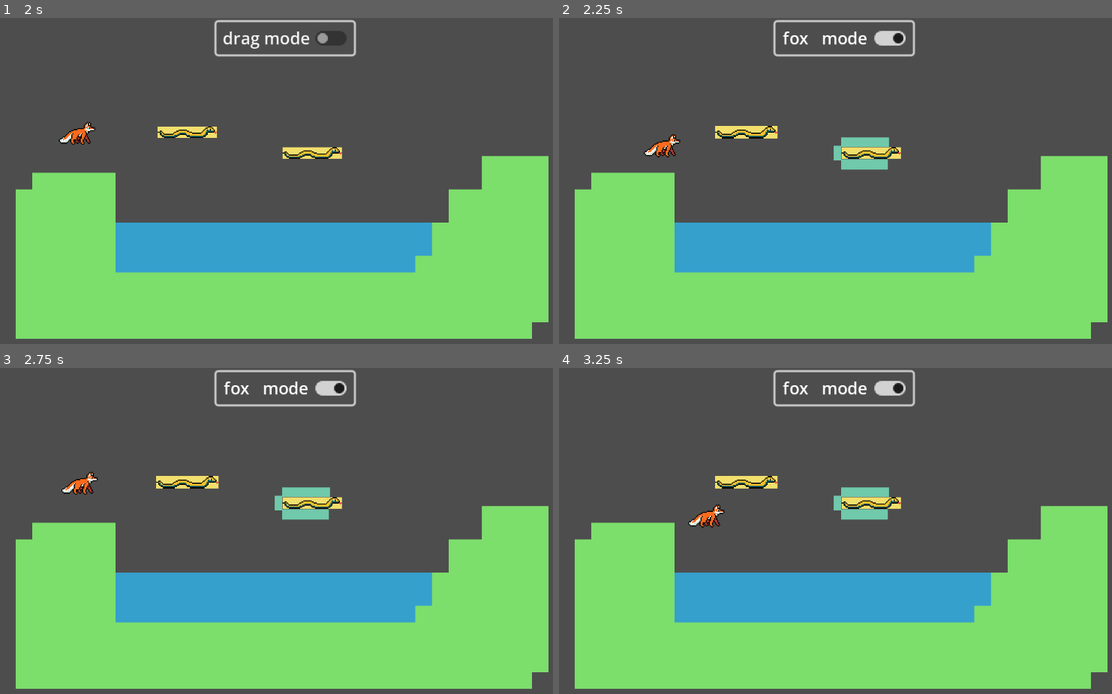
Above: before the commit, frames 1-4 (two rows, left to right).
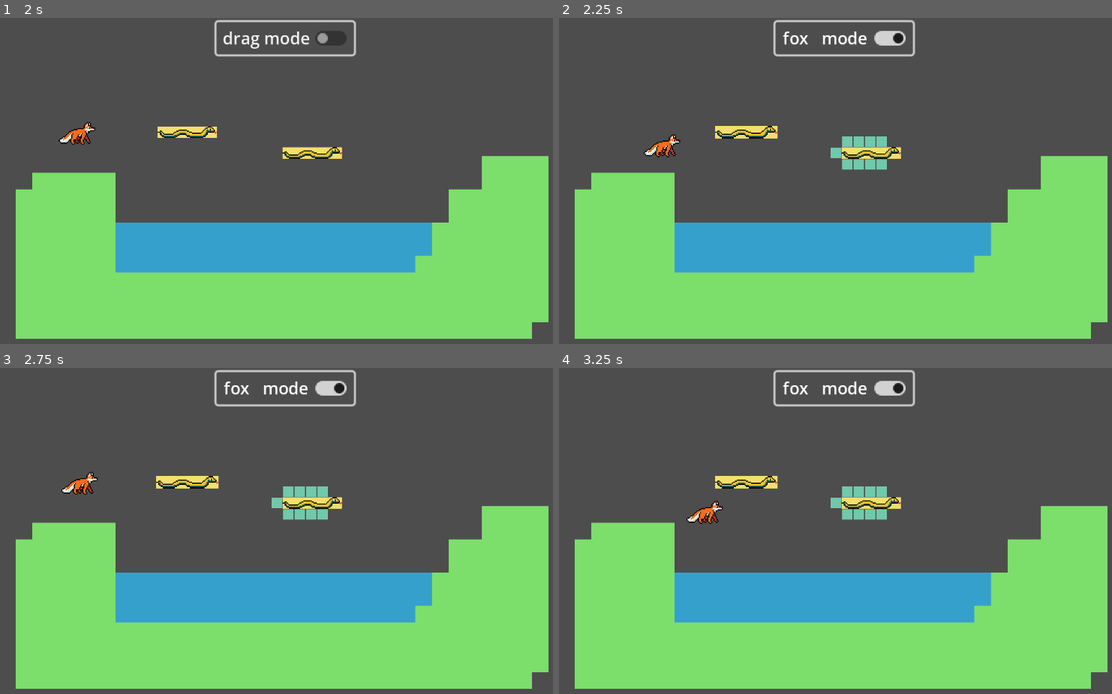
Above: after the commit, the same moments.

Repository: mango-gremlin/arch-enemies
Game: Godot game, scene res://world.tscn
The game is run twice, just before and just after one commit, with the same random seed, the same clock (stepped at 60 frames per second) and the same inputs.
Inputs (mouse positions are in pixels of both pictures, inside the frame that each line leads up to):
- Up to frame 1 (2 s): click "drag mode" at 0.5 s; click "fox mode" at 1.25 s
- Up to frame 2 (2.25 s): tap Enter at 2 s; move the mouse to (747, 132) at 2.02 s; press the mouse at (747, 132) at 2.03 s; hold D (right) from 2.03 s (still down)
- Up to frame 3 (2.75 s): keep holding D (right); tap Space (jump) at 2.27 s
- Up to frame 4 (3.25 s): keep holding D (right); move the mouse to (868, 501) at 2.77 s; release the mouse at (868, 501) at 2.78 s; click (868, 501) at 2.85 s; tap Space (jump) at 3.02 s

Frame 1 is identical in both runs. In frame 2, 0.2% of the frame differs, in the area x 49-60%, y 36-47%; in frame 3, 0.2%; in frame 4, 0.4%, in the area x 23-60%, y 36-49%.

Commit message:
segmented the large top and bottom dropzones for snake into several smaller ones

Diff:
--- a/testing_area/prototype_testing/MarcelRaffaelKatjaGlenn_BridgeNoGridPrototype1/Prototype_Bridges_1.3/DragObject.gd
+++ b/testing_area/prototype_testing/MarcelRaffaelKatjaGlenn_BridgeNoGridPrototype1/Prototype_Bridges_1.3/DragObject.gd
@@ -4,7 +4,7 @@
 var is_inside_dropable = false
 var dropzone
 var original_pos_dropzone
-var offset : Vector2
+var mouse_offset : Vector2
 var initial_pos : Vector2
 var is_dragging = false
 var inside_object = false
@@ -22,7 +22,7 @@
 			# will ensure the object follows mouse at begin of click
 			self.initial_pos = self.global_position
 
-			offset = get_global_mouse_position() - self.global_position
+			mouse_offset = get_global_mouse_position() - self.global_position
 			self.is_dragging = true
 			Global.something_is_being_dragged = true
 			Global.currently_dragging = self.get_name()
@@ -30,16 +30,14 @@
 		if Input.is_action_pressed("click"):
 			# during the time mouse click is held down,
 			# object continues following mouse
-			self.global_position = get_global_mouse_position() - offset
+			self.global_position = get_global_mouse_position() - mouse_offset
 
 		elif Input.is_action_just_released("click"):
 			# when click is released:
 
 			# snap to nearest position in grid
-			print(self.position)
 			self.position.x =  round_to_nearest(self.position.x, grid_size)
 			self.position.y = round_to_nearest(self.position.y, grid_size)
-			print(self.position)
 			# 1. nothing is being currently dragged
 			self.is_dragging = false
 			Global.something_is_being_dragged = false
@@ -101,28 +99,21 @@
 		is_inside_dropable = false
 		body.modulate = Color(Color.AQUAMARINE, 0.7)
 
-#func initialize_dropzones():
-#	if dropzone == null or original_pos_dropzone == null:
-			# THIS HAS SO MANY BUGS BUT THEY ARE NOT RELEVANT NOW
-			# this part initialises the positions, but it doesnt really work
-			# exactly as intended
-#			self.dropzone = self.get_children()[2]
-#			self.original_pos_dropzone = self.dropzone.global_position
-
 func calculate_droparea(body):
 	# returns the new position of where to place the animal in relation to the dropzone,
 	# because right now, the anchor point is in the middle of a body
+
 	if body.is_in_group('left_dropzone'):
 		return Vector2(self.dropzone.global_position.x - (59.0/2) + (7.0/2), self.dropzone.global_position.y)
 	if body.is_in_group('top_dropzone'):
-		return Vector2(self.dropzone.global_position.x - 13, self.dropzone.global_position.y - 13)
+		return body.global_position #Vector2(self.dropzone.global_position.x - 13, self.dropzone.global_position.y - 13)
 	if body.is_in_group('bottom_dropzone'):
-		return Vector2(self.dropzone.global_position.x - 13, self.dropzone.global_position.y + 13)
+		return body.global_position #Vector2(self.dropzone.global_position.x - 13, self.dropzone.global_position.y + 13)
 
 # rounds to nearest multiple of b to a
 func round_to_nearest(a:float, b:float):
-	var offset = fmod(a,b)
-	if offset < b / 2:
-		return a - offset
+	var grid_offset = fmod(a,b)
+	if grid_offset < b / 2:
+		return a - grid_offset
 	else:
-		return a + (b - offset)
+		return a + (b - grid_offset)
--- a/testing_area/prototype_testing/MarcelRaffaelKatjaGlenn_BridgeNoGridPrototype1/Prototype_Bridges_1.3/snek.tscn
+++ b/testing_area/prototype_testing/MarcelRaffaelKatjaGlenn_BridgeNoGridPrototype1/Prototype_Bridges_1.3/snek.tscn
@@ -5,19 +5,19 @@
 [ext_resource type="Script" path="res://allowed_snake_area.gd" id="3_fqrgl"]
 
 [sub_resource type="RectangleShape2D" id="RectangleShape2D_43xhd"]
-size = Vector2(58, 12)
+size = Vector2(57, 11)
 
 [sub_resource type="RectangleShape2D" id="RectangleShape2D_i2o3k"]
-size = Vector2(57, 12.5)
+size = Vector2(57, 11)
 
 [sub_resource type="RectangleShape2D" id="RectangleShape2D_lyvfn"]
-size = Vector2(7, 14)
+size = Vector2(10, 10)
 
 [sub_resource type="RectangleShape2D" id="RectangleShape2D_f3mbg"]
-size = Vector2(46, 9)
+size = Vector2(10, 10)
 
 [sub_resource type="RectangleShape2D" id="RectangleShape2D_f6euc"]
-size = Vector2(46, 10)
+size = Vector2(10, 10)
 
 [node name="snakeBod" type="StaticBody2D" groups=["draggable"]]
 script = ExtResource("1_gtwqh")
@@ -34,7 +34,7 @@
 shape = SubResource("RectangleShape2D_i2o3k")
 
 [node name="left_dropzone" type="StaticBody2D" parent="." groups=["dropable", "left_dropzone"]]
-position = Vector2(-33, 0)
+position = Vector2(-34, 0)
 script = ExtResource("3_fqrgl")
 
 [node name="CollisionShape2D" type="CollisionShape2D" parent="left_dropzone"]
@@ -42,39 +42,131 @@
 
 [node name="ColorRect" type="ColorRect" parent="left_dropzone"]
 z_index = -1
-offset_left = -3.0
-offset_top = -7.0
-offset_right = 4.0
-offset_bottom = 7.0
+offset_left = -5.0
+offset_top = -5.0
+offset_right = 5.0
+offset_bottom = 5.0
 metadata/_edit_use_anchors_ = true
 
 [node name="top_dropzone" type="StaticBody2D" parent="." groups=["dropable", "top_dropzone"]]
+position = Vector2(-23, -11)
 script = ExtResource("3_fqrgl")
 
 [node name="CollisionShape2D" type="CollisionShape2D" parent="top_dropzone"]
-position = Vector2(-6, -11)
 shape = SubResource("RectangleShape2D_f3mbg")
 
 [node name="ColorRect" type="ColorRect" parent="top_dropzone"]
 z_index = -1
-offset_left = -29.0
-offset_top = -15.0
-offset_right = 17.0
-offset_bottom = -6.0
+offset_left = -5.0
+offset_top = -5.0
+offset_right = 5.0
+offset_bottom = 5.0
+metadata/_edit_use_anchors_ = true
+
+[node name="top_dropzone3" type="StaticBody2D" parent="." groups=["dropable", "top_dropzone"]]
+position = Vector2(-1, -11)
+script = ExtResource("3_fqrgl")
+
+[node name="CollisionShape2D" type="CollisionShape2D" parent="top_dropzone3"]
+shape = SubResource("RectangleShape2D_f3mbg")
+
+[node name="ColorRect" type="ColorRect" parent="top_dropzone3"]
+z_index = -1
+offset_left = -5.0
+offset_top = -5.0
+offset_right = 5.0
+offset_bottom = 5.0
+metadata/_edit_use_anchors_ = true
+
+[node name="top_dropzone4" type="StaticBody2D" parent="." groups=["dropable", "top_dropzone"]]
+position = Vector2(10, -11)
+script = ExtResource("3_fqrgl")
+
+[node name="CollisionShape2D" type="CollisionShape2D" parent="top_dropzone4"]
+shape = SubResource("RectangleShape2D_f3mbg")
+
+[node name="ColorRect" type="ColorRect" parent="top_dropzone4"]
+z_index = -1
+offset_left = -5.0
+offset_top = -5.0
+offset_right = 5.0
+offset_bottom = 5.0
+metadata/_edit_use_anchors_ = true
+
+[node name="top_dropzone2" type="StaticBody2D" parent="." groups=["dropable", "top_dropzone"]]
+position = Vector2(-12, -11)
+script = ExtResource("3_fqrgl")
+
+[node name="CollisionShape2D" type="CollisionShape2D" parent="top_dropzone2"]
+shape = SubResource("RectangleShape2D_f3mbg")
+
+[node name="ColorRect" type="ColorRect" parent="top_dropzone2"]
+z_index = -1
+offset_left = -5.0
+offset_top = -5.0
+offset_right = 5.0
+offset_bottom = 5.0
+metadata/_edit_use_anchors_ = true
 
 [node name="bottom_dropzone" type="StaticBody2D" parent="." groups=["bottom_dropzone", "dropable"]]
+position = Vector2(-23, 11)
 script = ExtResource("3_fqrgl")
 
 [node name="CollisionShape2D" type="CollisionShape2D" parent="bottom_dropzone"]
-position = Vector2(-6, 12)
 shape = SubResource("RectangleShape2D_f6euc")
 
 [node name="ColorRect" type="ColorRect" parent="bottom_dropzone"]
 z_index = -1
-offset_left = -29.0
-offset_top = 6.0
-offset_right = 16.0
-offset_bottom = 16.0
+offset_left = -5.0
+offset_top = -5.0
+offset_right = 5.0
+offset_bottom = 5.0
+metadata/_edit_use_anchors_ = true
+
+[node name="bottom_dropzone2" type="StaticBody2D" parent="." groups=["bottom_dropzone", "dropable"]]
+position = Vector2(-12, 11)
+script = ExtResource("3_fqrgl")
+
+[node name="CollisionShape2D" type="CollisionShape2D" parent="bottom_dropzone2"]
+shape = SubResource("RectangleShape2D_f6euc")
+
+[node name="ColorRect" type="ColorRect" parent="bottom_dropzone2"]
+z_index = -1
+offset_left = -5.0
+offset_top = -5.0
+offset_right = 5.0
+offset_bottom = 5.0
+metadata/_edit_use_anchors_ = true
+
+[node name="bottom_dropzone3" type="StaticBody2D" parent="." groups=["bottom_dropzone", "dropable"]]
+position = Vector2(-1, 11)
+script = ExtResource("3_fqrgl")
+
+[node name="CollisionShape2D" type="CollisionShape2D" parent="bottom_dropzone3"]
+shape = SubResource("RectangleShape2D_f6euc")
+
+[node name="ColorRect" type="ColorRect" parent="bottom_dropzone3"]
+z_index = -1
+offset_left = -5.0
+offset_top = -5.0
+offset_right = 5.0
+offset_bottom = 5.0
+metadata/_edit_use_anchors_ = true
+
+[node name="bottom_dropzone4" type="StaticBody2D" parent="." groups=["bottom_dropzone", "dropable"]]
+position = Vector2(10, 11)
+script = ExtResource("3_fqrgl")
+
+[node name="CollisionShape2D" type="CollisionShape2D" parent="bottom_dropzone4"]
+shape = SubResource("RectangleShape2D_f6euc")
+
+[node name="ColorRect" type="ColorRect" parent="bottom_dropzone4"]
+z_index = -1
+offset_left = -5.0
+offset_top = -5.0
+offset_right = 5.0
+offset_bottom = 5.0
+metadata/_edit_use_anchors_ = true
 
 [connection signal="body_entered" from="snake" to="." method="_on_snake_body_entered"]
 [connection signal="body_exited" from="snake" to="." method="_on_snake_body_exited"]
Binary file changed: testing_area/prototype_testing/MarcelRaffaelKatjaGlenn_BridgeNoGridPrototype1/Prototype_Bridges_1.3/assets/box_snake.png
